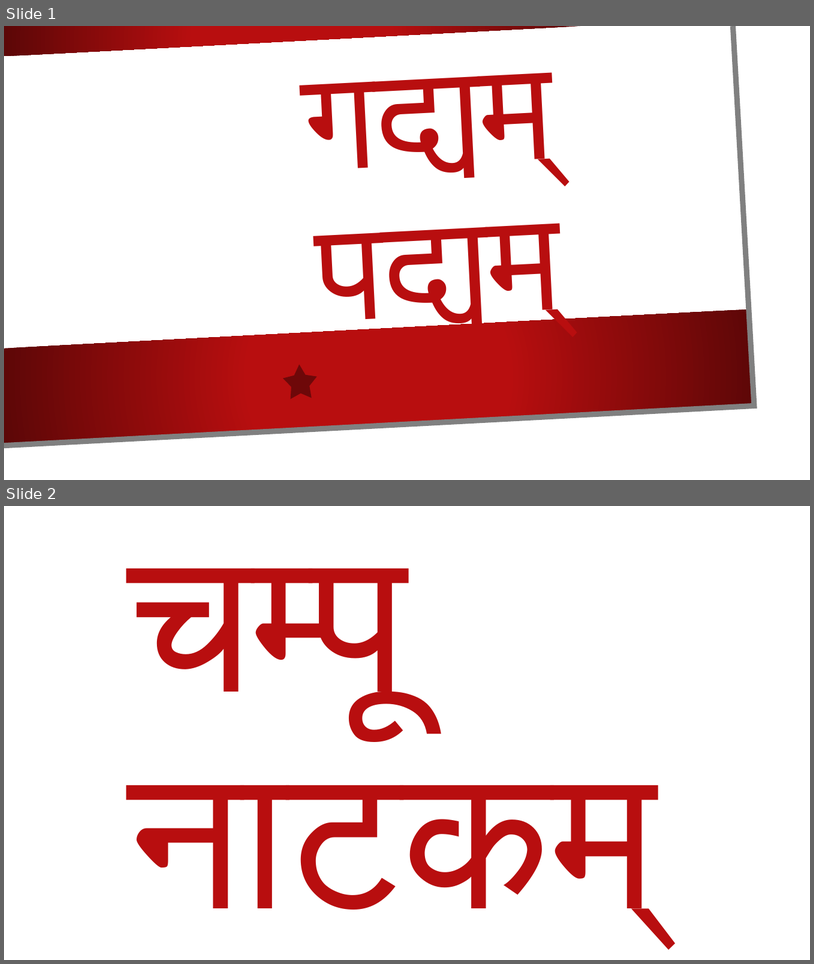
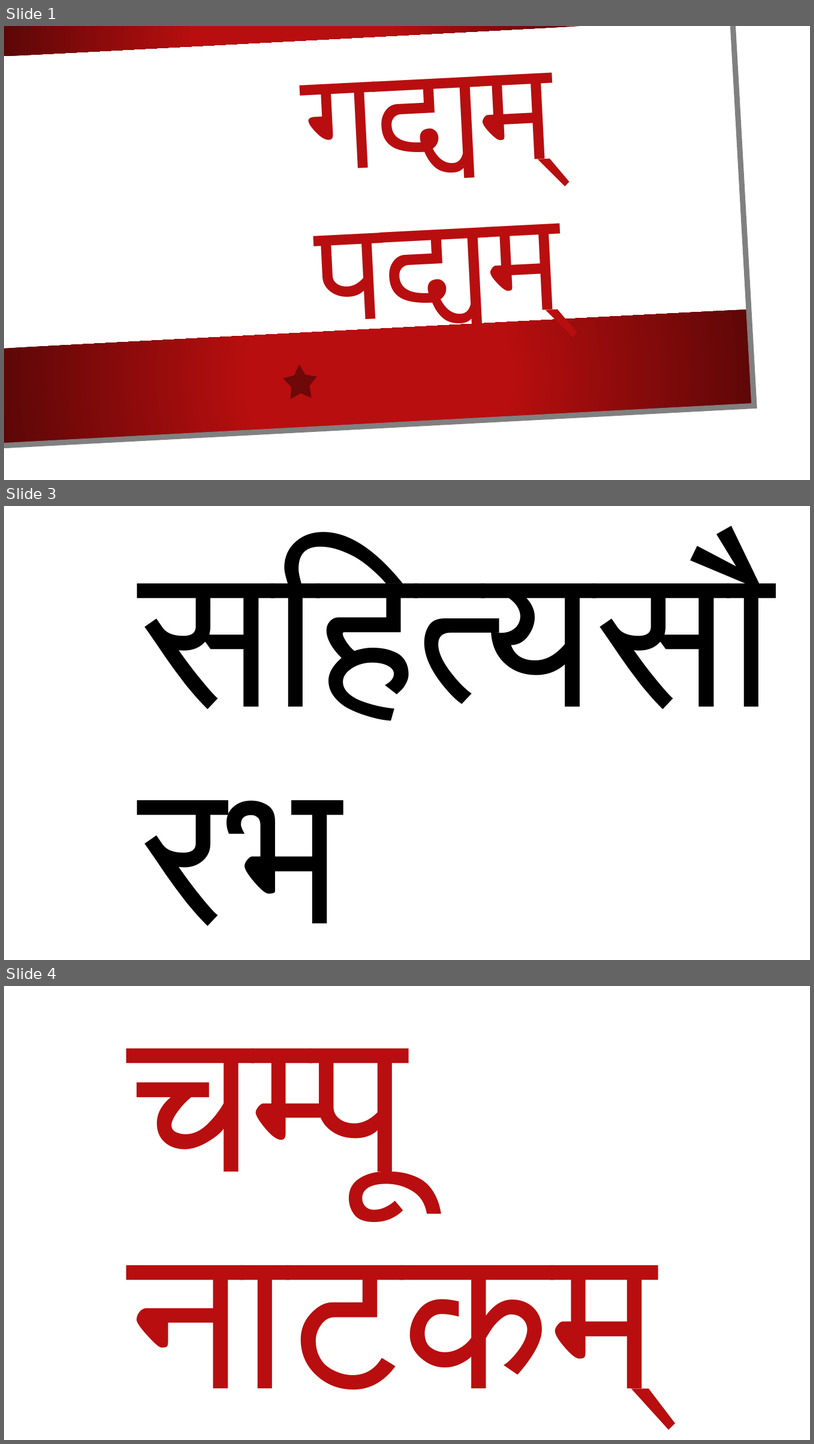
Before and after one commit to GIRISHVBHAGWAT/MY_Documents, a slide deck: Ppt/sahitya2indexer_photos.pptx. Shown one above the other, each under a label of ours: slides 1 and 2 before the commit, slides 1, 3 and 4 after it; the slides between them are not shown. The pictures are 814x964 and 814x1444 pixels, drawn with LibreOffice and Linux fonts; fonts in the diff are those of the drawing; background and template pictures are left out. Boxes give left, top, right and bottom in pixels: in the first picture for what was removed or moved away, otherwise in the second. Text is boxed around its words. In the diff, an @@ line names an element or a change of style, - is before the commit and + after.

```diff
--- a/Ppt/sahitya2indexer_photos.pptx
+++ b/Ppt/sahitya2indexer_photos.pptx
@@ slide 3 added at [4,506,810,960], background picture (left out) @@
@@ title added at [140,550,774,925], 239 pt, text #000000 @@
+सहित्यसौरभ
@@ what was slide 2 is now slide 4 @@
```
Also in this commit, not shown: 1 other slide added, 3 other files.
